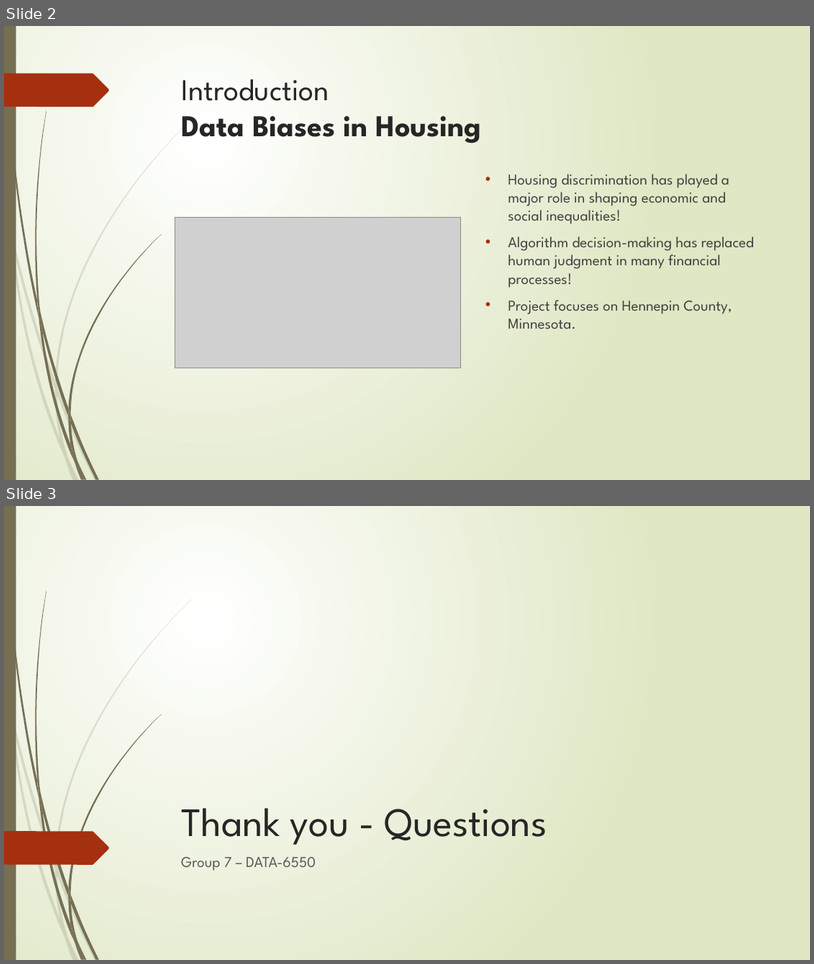
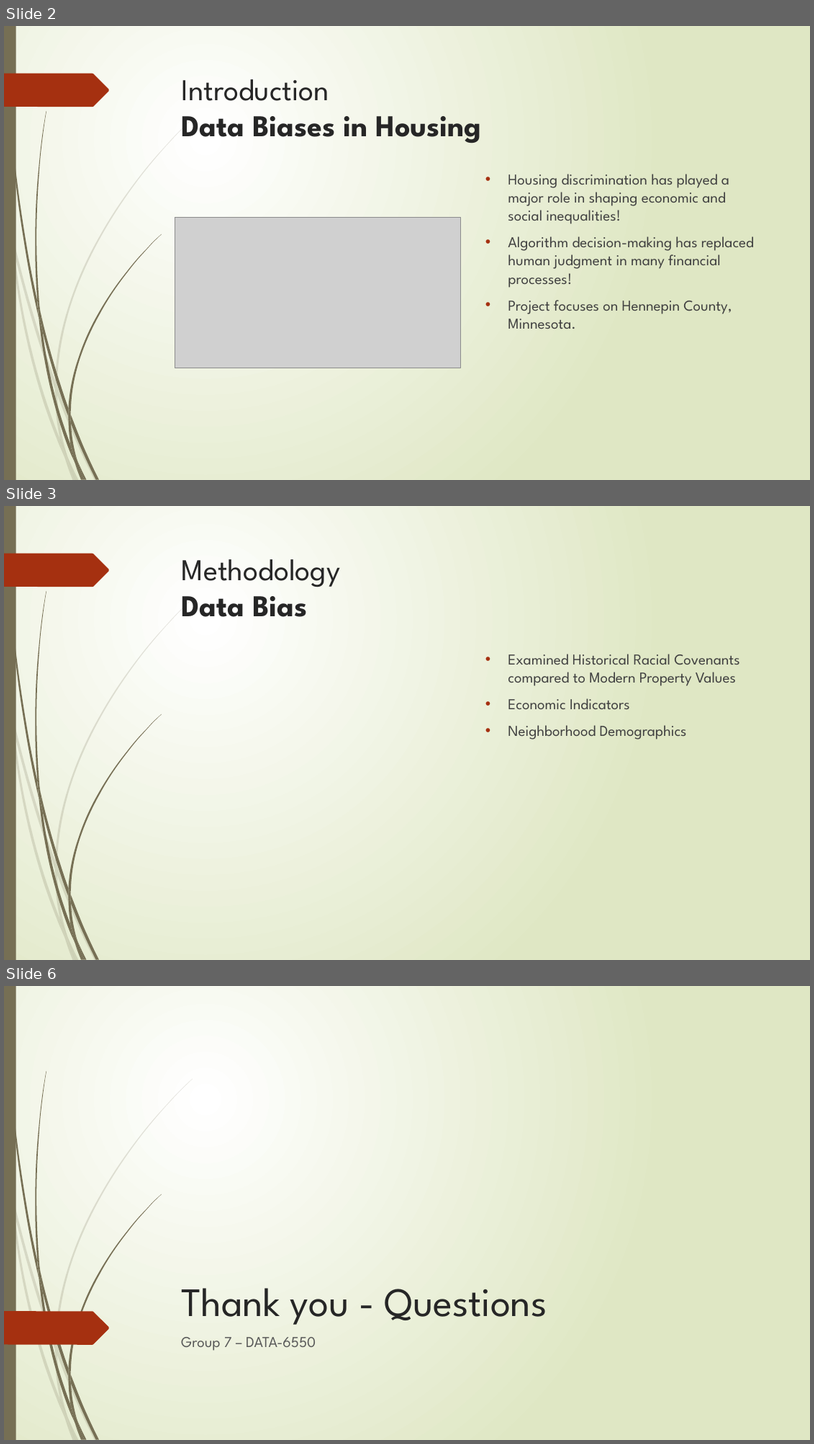
Before and after one commit to IMOsbo/DATA6550-Housing-Bias, a slide deck: Analysis/Presentation-In-Class/Group-07-Prensentaiton-Visual-Biases.pptx. Shown one above the other, each under a label of ours: slides 2 and 3 before the commit, slides 2, 3 and 6 after it; the slides between them are not shown. The pictures are 814x964 and 814x1444 pixels, drawn with LibreOffice and Linux fonts; fonts in the diff are those of the drawing; grey boxes stand for pictures. Boxes give left, top, right and bottom in pixels: in the first picture for what was removed or moved away, otherwise in the second. Text is boxed around its words. In the diff, an @@ line names an element or a change of style, - is before the commit and + after.

```diff
--- a/Analysis/Presentation-In-Class/Group-07-Prensentaiton-Visual-Biases.pptx
+++ b/Analysis/Presentation-In-Class/Group-07-Prensentaiton-Visual-Biases.pptx
@@ slide 3 added at [4, 506, 810, 960], background gradient #FFFFFF to #DFE8C4; not listed: 24 template elements that a slide beside it also shows @@
@@ title added at [182, 559, 341, 617], 36 pt, text #262626 @@
+Methodology
+Data Bias
@@ text added at [508, 654, 740, 739], 18 pt, text #404040 @@
+• Examined Historical Racial Covenants compared to Modern Property Values
+• Economic Indicators
+• Neighborhood Demographics
@@ what was slide 3 is now slide 6 @@
```
Also in this commit, not shown: 2 other slides added.
